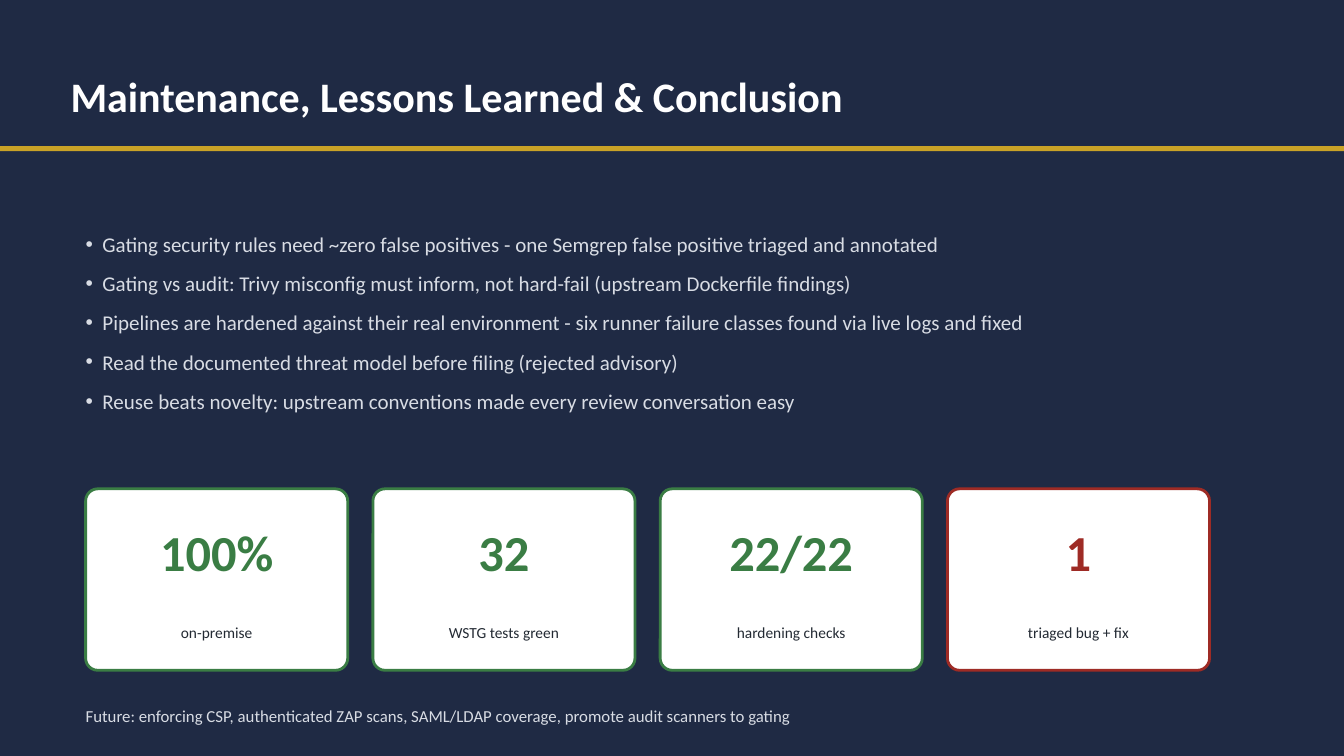
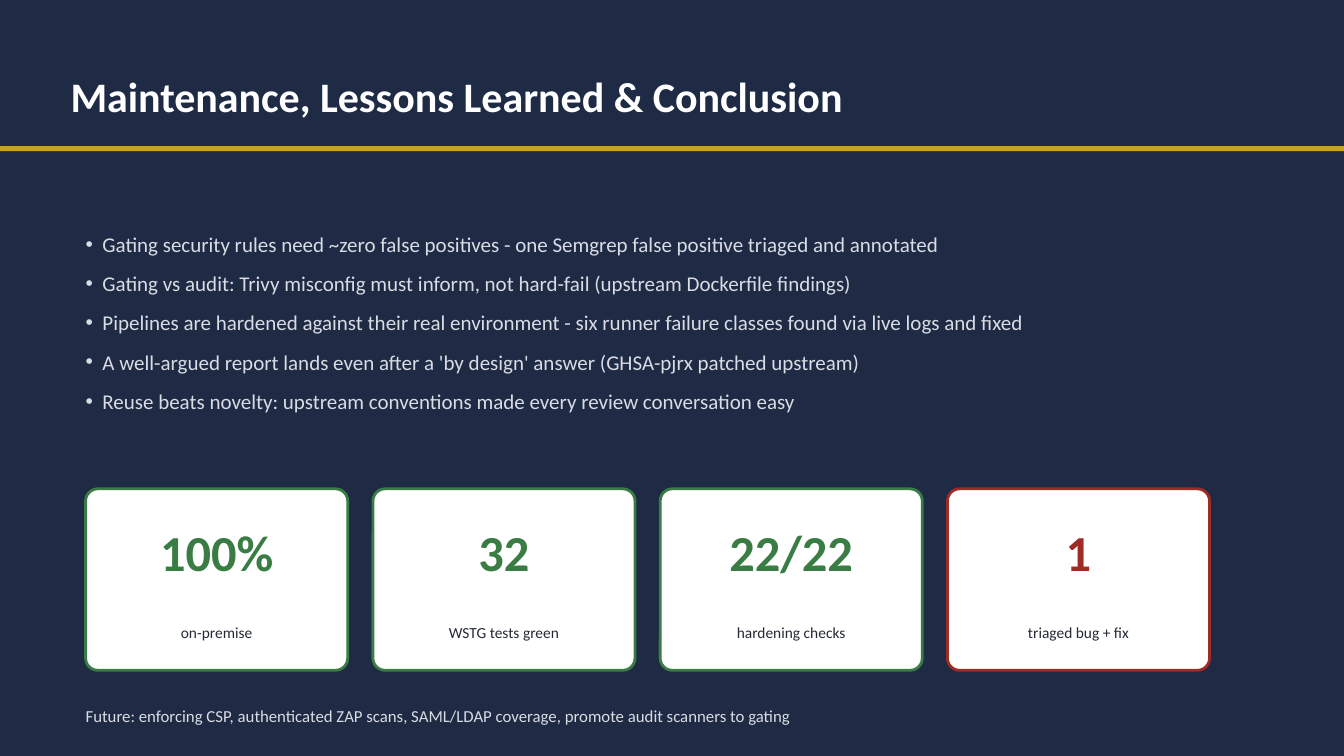
Before and after one commit to devzephyr/kimai, a slide deck: slide 9 of devsecops/deliverables/DevSecOps_Slides.pptx. Drawn at 1344x756 pixels with LibreOffice and Linux fonts; fonts in the diff are those of the drawing. Boxes give left, top, right and bottom in pixels: in the first picture for what was removed or moved away, otherwise in the second. Text is boxed around its words. In the diff, an @@ line names an element or a change of style, - is before the commit and + after.

```diff
--- a/devsecops/deliverables/DevSecOps_Slides.pptx
+++ b/devsecops/deliverables/DevSecOps_Slides.pptx
@@ text at (102, 355, 859, 374): text changed @@
-• Read the documented threat model before filing (rejected advisory)
+• A well-argued report lands even after a 'by design' answer (GHSA-pjrx patched upstream)
```
Also in this commit, not shown: 1 other slide changed, 4 other files.
